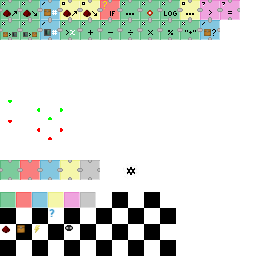
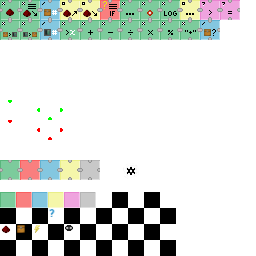
Layered file, before and after one edit (256px x 256px). Changes by layer:
painted on "icons.png" over 2, 4, 117, 17
